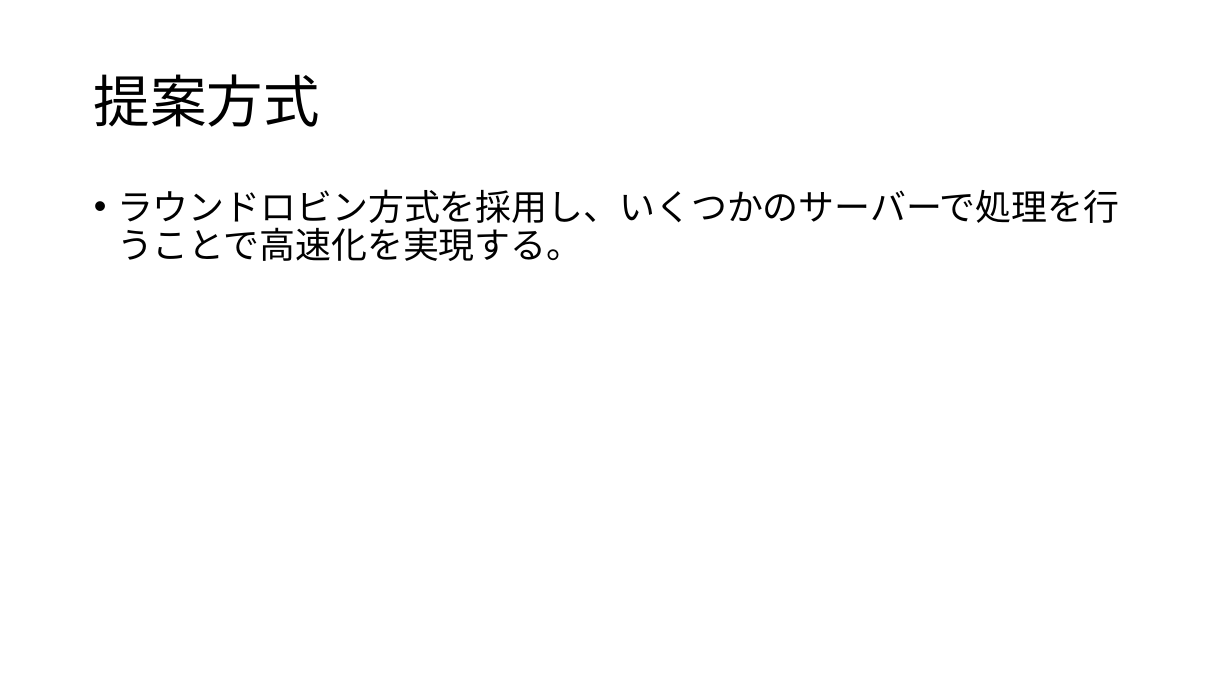
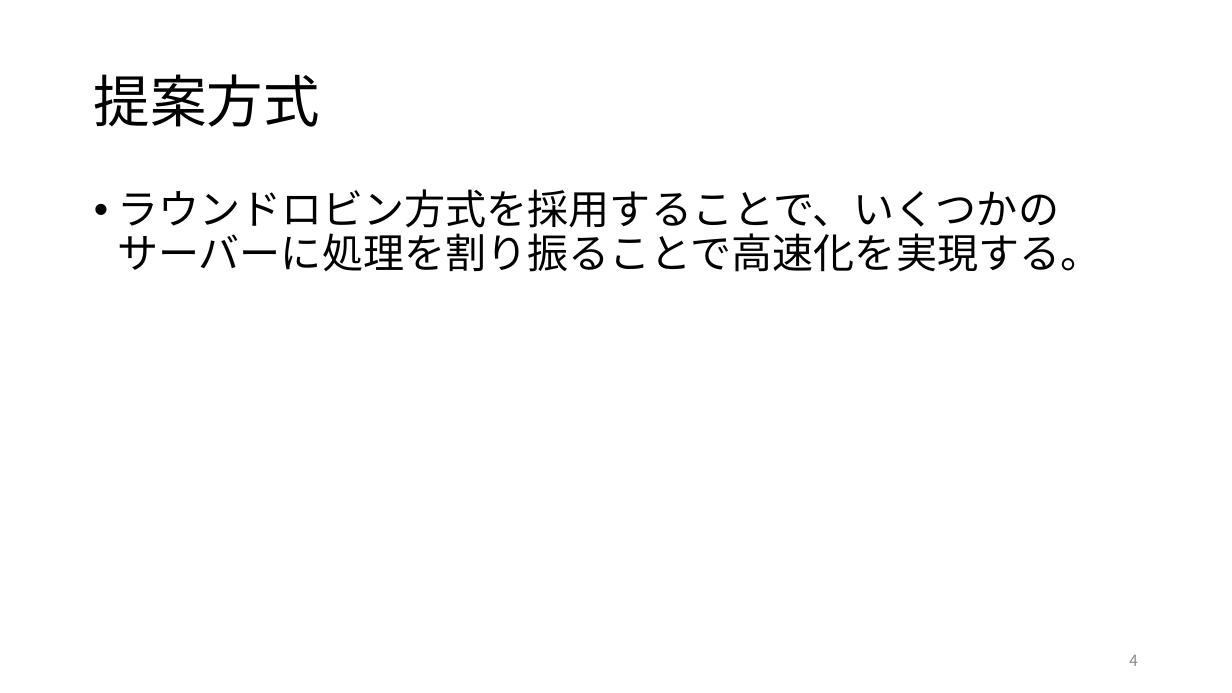
Before and after one commit to kait-takanolab/1821144-yoshii-thesis, a slide deck: slide 4 of 1821144_yoshii_sotsuken_0725.pptx (slide 7 before the commit). Drawn at 1232x693 pixels with LibreOffice and Linux fonts; fonts in the diff are those of the drawing. Boxes give left, top, right and bottom in pixels: in the first picture for what was removed or moved away, otherwise in the second. Text is boxed around its words. In the diff, an @@ line names an element or a change of style, - is before the commit and + after.

```diff
--- a/1821144_yoshii_sotsuken_0725.pptx
+++ b/1821144_yoshii_sotsuken_0725.pptx
@@ text at (117,189,1101,272): text changed; size 28 to 32 pt @@
-• ラウンドロビン方式を採用し、いくつかのサーバーで処理を行うことで高速化を実現する。
+• ラウンドロビン方式を採用することで、いくつかのサーバーに処理を割り振ることで高速化を実現する。
@@ page number added at (1129,655,1138,666), 12 pt, text #8C8C8C @@
+4
```
Also in this commit, not shown: 5 other slides changed, 3 slides added, 2 slides removed.
